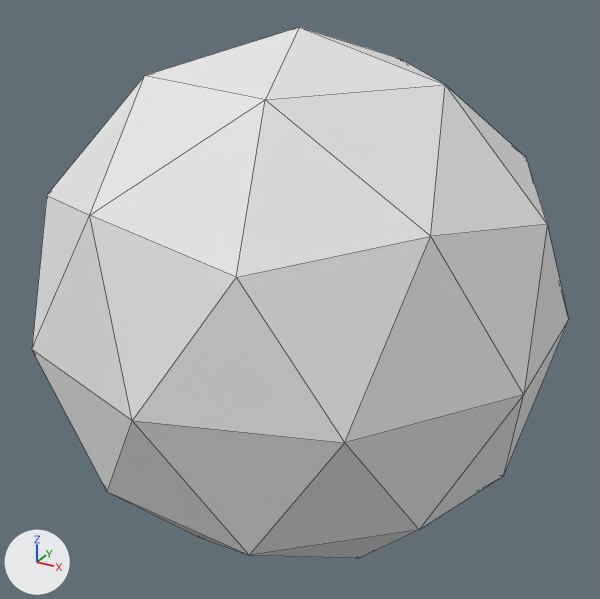
What one commit did to the FBX model tests/bin/Assets/Resources/unit-sphere.fbx.
The view is the same before and after, from a 50 mm lens placed at (0.001419, -0.002575, 0.001286), pointed at (0.000002, 0.0, -0.000002). Lighting does not change. The marker at lower left points along +X, +Y and +Z. Mesh edges are drawn as thin lines. Where no turn or scale is listed for an object, it has been applied to the vertices.
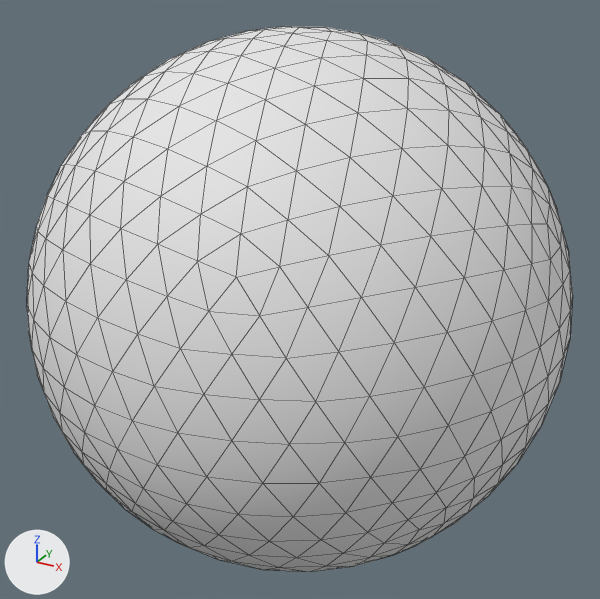
Changed parts and their boxes [x1, y1, x2, y2] in the pictures (600 x 599 px):
'Icosphere', reshaped: before [32, 27, 569, 559]; after [27, 26, 573, 572]
part 1 of me_icosphere, added: after [27, 26, 573, 572]

Diff of the bpy script that builds the scene:
```diff
--- a/tests/bin/Assets/Resources/unit-sphere.fbx.py
+++ b/tests/bin/Assets/Resources/unit-sphere.fbx.py
@@ me_icosphere @@
 # used by ob_icosphere; location = (0.0, 0.0, 0.0)
-me_icosphere.from_pydata(...)  # 42 vertices, 80 faces; spans x -0.00095..0.00095, y -0.001..0.001, z -0.001..0.001
+me_icosphere.from_pydata(...)  # 642 vertices, 1280 faces; spans x -0.001..0.001, y -0.001..0.001, z -0.001..0.001
+# me_icosphere part 1: 600 vertices added at x -0.001..0.001, y -0.00099..0.00099, z -0.00099..0.00099
 me_icosphere.materials.append(mat_unnamed)
```
